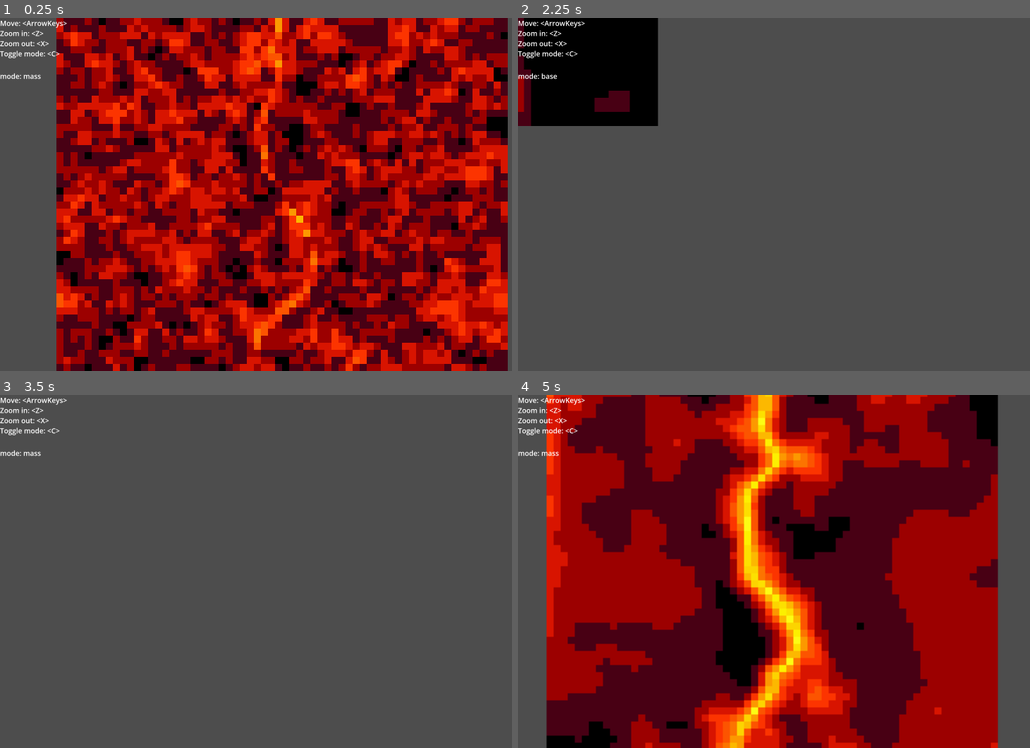
Above: before the commit, frames 1-4 (two rows, left to right).
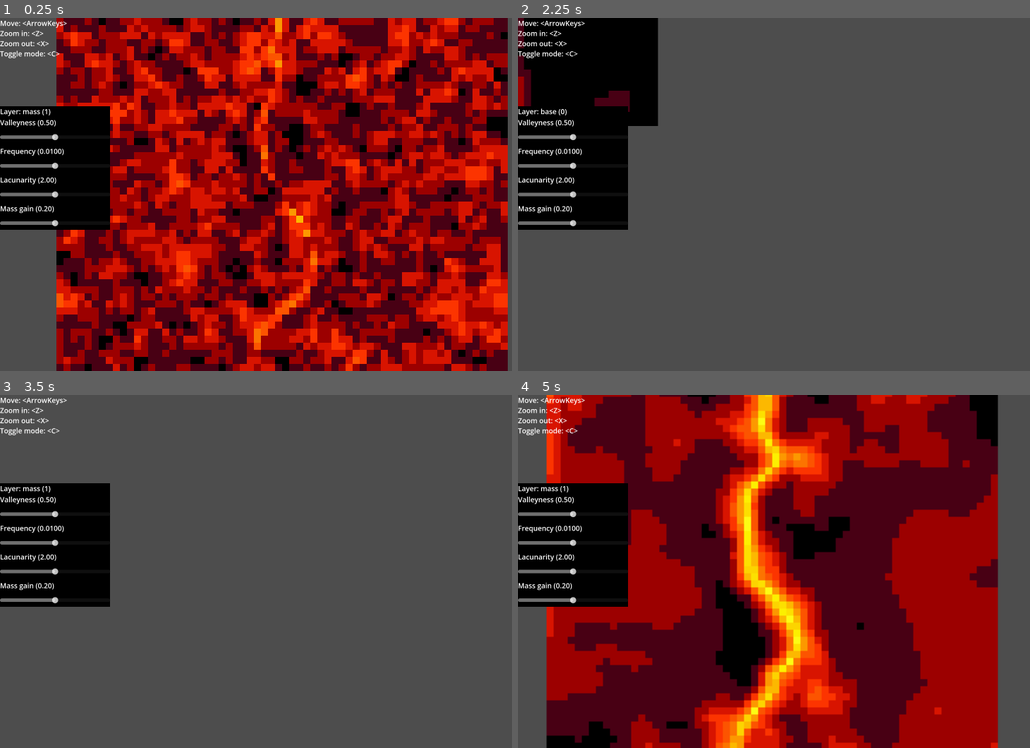
Above: after the commit, the same moments.

Repository: bingecraft-net/sandbox
Game: Godot game, scene res://scenes/game.tscn
Same seed, same stepped clock (60 frames per second), same inputs: the game is played once before the commit and once after it.
Inputs:
- Up to frame 1 (0.25 s): no input
- Up to frame 2 (2.25 s): hold Right (ui_right) 0.53-1.28 s; tap C (toggle mode) at 0.6 s; hold Down (ui_down) 1.28-2.03 s; tap Z (zoom in) at 1.35 s; hold Right (ui_right) from 2.03 s (still down); tap X (zoom out) at 2.1 s
- Up to frame 3 (3.5 s): release Right (ui_right) at 2.78 s; hold Up (ui_up) from 2.78 s (still down); tap C (toggle mode) at 2.85 s
- Up to frame 4 (5 s): tap Enter at 3.5 s; release Up (ui_up) at 3.53 s; hold Left (ui_left) from 3.53 s (still down); tap Z (zoom in) at 3.6 s; tap X (zoom out) at 4.35 s

The runs differ from the first frame. In frame 1, 7.4% of the frame differs, in the area x 0-22%, y 15-60%; in frame 2, 6.6%; in frame 3, 7.4%; in frame 4, 7.5%.

Commit message:
add sliders

Diff:
--- a/scenes/cell.gd
+++ b/scenes/cell.gd
@@ -2,18 +2,30 @@
 
 @export var noise: FastNoiseLite = FastNoiseLite.new()
 @export var grid_size: int = 128
+@export var valleyness: float = 0.5
 @export var offset: Vector2i = Vector2i.ZERO
 
 @onready var map: TileMapLayer = $TileMapLayer
-@onready var label: RichTextLabel = $CanvasLayer/RichTextLabel
+@onready var label: Label = $CanvasLayer/LayerLabel
+@onready var valleyness_slider: HSlider = $CanvasLayer/ValleynessSlider
+@onready var valleyness_label: Label = $CanvasLayer/ValleynessLabel
+@onready var frequency_slider: HSlider = $CanvasLayer/FrequencySlider
+@onready var frequency_label: Label = $CanvasLayer/FrequencyLabel
+@onready var lacunarity_slider: HSlider = $CanvasLayer/LacunaritySlider
+@onready var lacunarity_label: Label = $CanvasLayer/LacunarityLabel
+@onready var mass_gain_slider: HSlider = $CanvasLayer/MassGainSlider
+@onready var mass_gain_label: Label = $CanvasLayer/MassGainLabel
 
 var elapsed = 0
 var mass = Array()
 var mode = true
-const MASS_GAIN := 0.2
+var MASS_GAIN := 0.2
 
 # Called when the node enters the scene tree for the first time.
 func _ready() -> void:
+	frequency_slider.value_changed.connect(_on_frequency_slider_value_changed)
+	valleyness_slider.value_changed.connect(_on_valleyness_slider_value_changed)
+	lacunarity_slider.value_changed.connect(_on_lacunarity_slider_value_changed)
 	for x in range(grid_size):
 		mass.push_back([])
 		for y in range(grid_size):
@@ -21,7 +33,12 @@
 
 func _process(delta: float) -> void:
 	elapsed += delta
-	label.text = "mode: %s" % ("mass" if mode else "base")
+	label.text = "Layer: %s" % ("mass (1)" if mode else "base (0)")
+	valleyness_label.text = "Valleyness (%.2f)" % valleyness
+	frequency_label.text = "Frequency (%.4f)" % noise.frequency
+	lacunarity_label.text = "Lacunarity (%.2f)" % noise.fractal_lacunarity
+	mass_gain_label.text = "Mass gain (%.2f)" % MASS_GAIN
+
 
 	for x in range(grid_size):
 		for y in range(grid_size):
@@ -34,12 +51,27 @@
 
 
 func sample(x: float, y: float, time: float) -> float:
-	var a = noise.get_noise_3d(x + offset.x, y + offset.y, time)
-	return pow(abs(sin(PI * a)), 0.5)
+	var a = noise.get_noise_3d((x + offset.x), (y + offset.y), time)
+	return pow(abs(sin(PI * a)), valleyness)
 
 
 func _on_node_2d_character_on_mode_change() -> void:
 	mode = not mode
+
+
+func _on_valleyness_slider_value_changed(value: float) -> void:
+	valleyness = pow(2, value - 6)
+
+
+func _on_frequency_slider_value_changed(value: float) -> void:
+	noise.frequency = pow(1.002, value) - 1
+
+
+func _on_lacunarity_slider_value_changed(value: float) -> void:
+	noise.fractal_lacunarity = value / 2.5
+
+func _on_mass_gain_slider_value_changed(value: float) -> void:
+	MASS_GAIN = value / 10.
 
 
 func _on_timer_timeout() -> void:
--- a/scenes/cell.tscn
+++ b/scenes/cell.tscn
@@ -2,6 +2,7 @@
 
 [ext_resource type="Script" uid="uid://ca58c7kg13gvv" path="res://scenes/cell.gd" id="1_upbjj"]
 [ext_resource type="Texture2D" uid="uid://berwu3o6jau64" path="res://sprites/atlas.png" id="2_0s7o3"]
+[ext_resource type="Script" uid="uid://cjk1amm8avlav" path="res://scenes/canvas_layer.gd" id="3_nm02e"]
 
 [sub_resource type="TileSetAtlasSource" id="TileSetAtlasSource_nm02e"]
 texture = ExtResource("2_0s7o3")
@@ -265,6 +266,10 @@
 [sub_resource type="TileSet" id="TileSet_ds1sf"]
 sources/0 = SubResource("TileSetAtlasSource_nm02e")
 
+[sub_resource type="Theme" id="Theme_k6tqi"]
+
+[sub_resource type="Theme" id="Theme_blackfont"]
+
 [node name="Cell" type="Node2D" unique_id=336837038]
 script = ExtResource("1_upbjj")
 
@@ -272,8 +277,81 @@
 tile_set = SubResource("TileSet_ds1sf")
 
 [node name="CanvasLayer" type="CanvasLayer" parent="." unique_id=211360163]
-
-[node name="RichTextLabel" type="RichTextLabel" parent="CanvasLayer" unique_id=661065969]
-offset_top = 120.0
-offset_right = 316.0
-offset_bottom = 538.0
+offset = Vector2(0, 200)
+transform = Transform2D(1, 0, 0, 1, 0, 200)
+script = ExtResource("3_nm02e")
+theme = SubResource("Theme_k6tqi")
+
+[node name="UIBackground" type="ColorRect" parent="CanvasLayer" unique_id=444444444]
+offset_right = 250.0
+offset_bottom = 280.0
+color = Color(0, 0, 0, 1)
+
+[node name="LayerLabel" type="Label" parent="CanvasLayer" unique_id=661065969]
+offset_right = 250.0
+offset_bottom = 25.0
+theme = SubResource("Theme_blackfont")
+text = "Layer: asda"
+
+[node name="ValleynessLabel" type="Label" parent="CanvasLayer" unique_id=111111111]
+offset_top = 25.0
+offset_right = 250.0
+offset_bottom = 50.0
+theme = SubResource("Theme_blackfont")
+text = "Valleyness"
+
+[node name="ValleynessSlider" type="HSlider" parent="CanvasLayer" unique_id=777777777]
+offset_top = 50.0
+offset_right = 250.0
+offset_bottom = 90.0
+theme = SubResource("Theme_blackfont")
+max_value = 10.0
+value = 5.0
+
+[node name="FrequencyLabel" type="Label" parent="CanvasLayer" unique_id=222222222]
+offset_top = 90.0
+offset_right = 250.0
+offset_bottom = 115.0
+theme = SubResource("Theme_blackfont")
+text = "Frequency"
+
+[node name="FrequencySlider" type="HSlider" parent="CanvasLayer" unique_id=888888888]
+offset_top = 115.0
+offset_right = 250.0
+offset_bottom = 155.0
+theme = SubResource("Theme_blackfont")
+max_value = 10.0
+value = 5.0
+
+[node name="LacunarityLabel" type="Label" parent="CanvasLayer" unique_id=333333333]
+offset_top = 155.0
+offset_right = 250.0
+offset_bottom = 180.0
+theme = SubResource("Theme_blackfont")
+text = "Lacunarity"
+
+[node name="LacunaritySlider" type="HSlider" parent="CanvasLayer" unique_id=999999999]
+offset_top = 180.0
+offset_right = 250.0
+offset_bottom = 220.0
+theme = SubResource("Theme_blackfont")
+max_value = 10.0
+value = 5.0
+
+[node name="MassGainLabel" type="Label" parent="CanvasLayer" unique_id=1740810775]
+offset_top = 220.0
+offset_right = 250.0
+offset_bottom = 269.0
+theme = SubResource("Theme_blackfont")
+text = "Mass gain
+"
+
+[node name="MassGainSlider" type="HSlider" parent="CanvasLayer" unique_id=2065183998]
+offset_top = 245.0
+offset_right = 250.0
+offset_bottom = 285.0
+theme = SubResource("Theme_blackfont")
+max_value = 10.0
+value = 5.0
+
+[connection signal="value_changed" from="CanvasLayer/MassGainSlider" to="." method="_on_mass_gain_slider_value_changed"]
